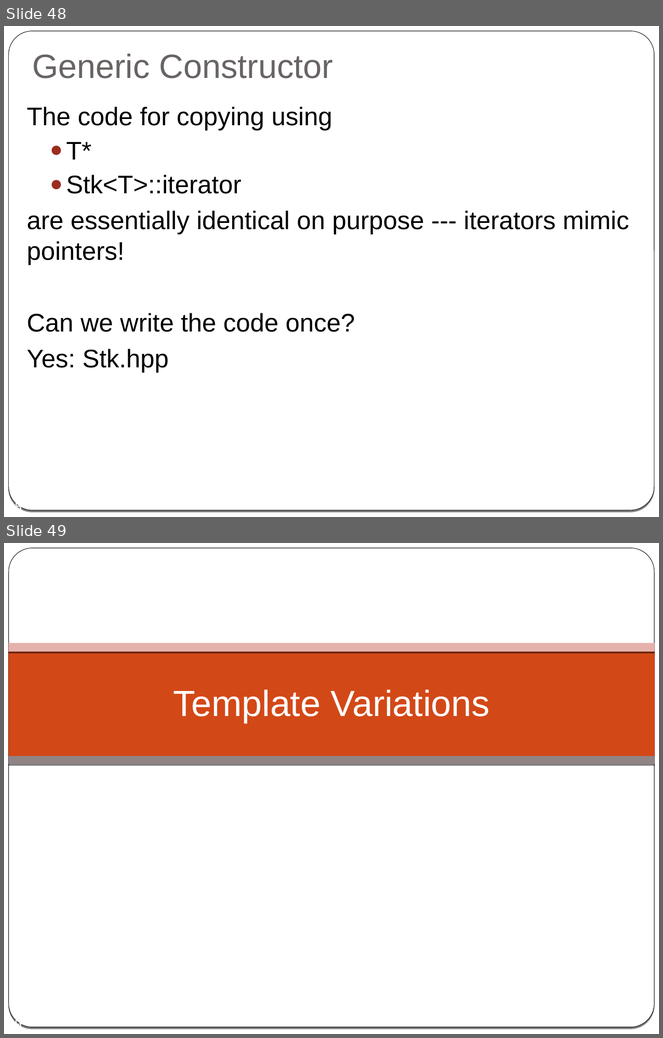
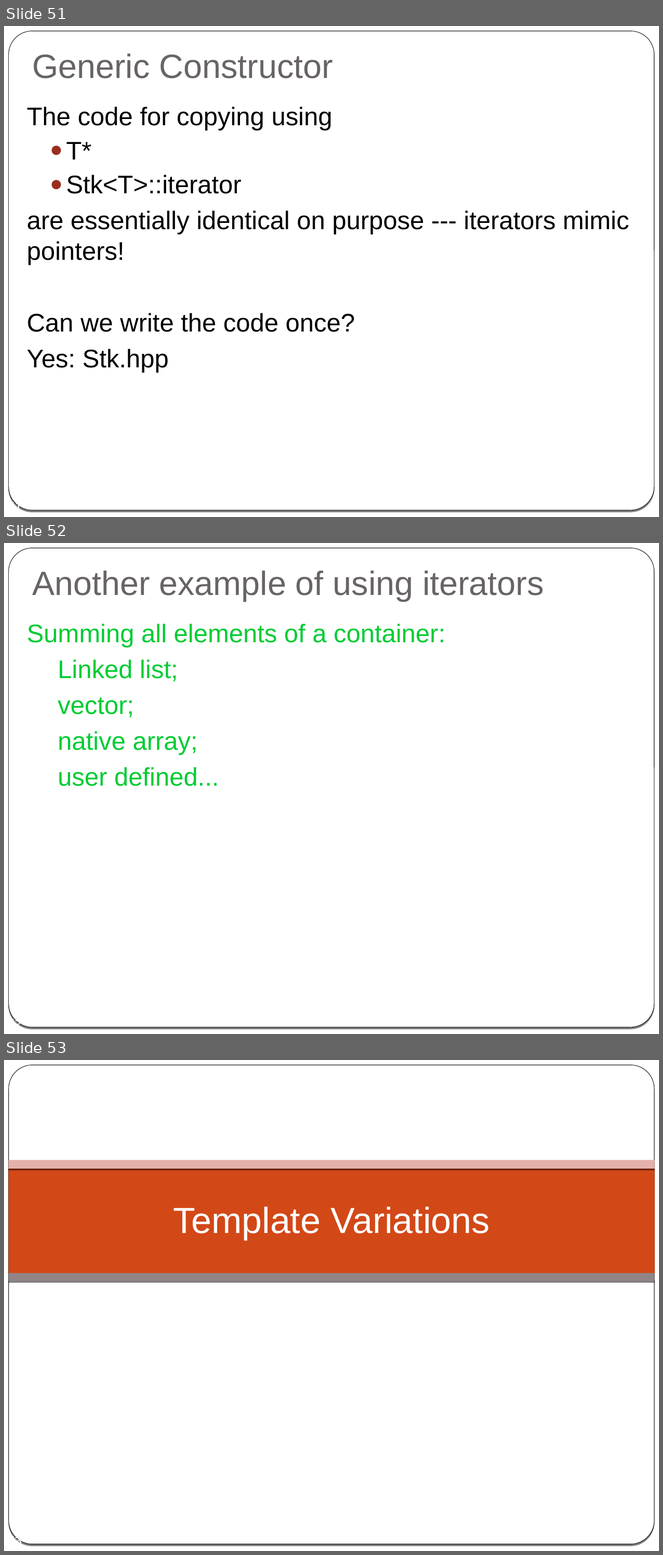
Before and after one commit to cpp-at-ariel/cpp-5778, a slide deck: week08-templates/slides.odp. Shown one above the other, each under a label of ours: slides 48 and 49 before the commit, slides 51, 52 and 53 after it. The pictures are 663x1038 and 663x1555 pixels, drawn with LibreOffice and Linux fonts; fonts in the diff are those of the drawing. Boxes give left, top, right and bottom in pixels: in the first picture for what was removed or moved away, otherwise in the second. Text is boxed around its words. In the diff, an @@ line names an element or a change of style, - is before the commit and + after.

```diff
--- a/week08-templates/slides.odp
+++ b/week08-templates/slides.odp
@@ slide 52 added at [4, 543, 659, 1034], background gradient #000000 to #FFFFFF; not listed: 2 template elements that a slide beside it also shows @@
@@ title added at [32, 571, 544, 601], 37 pt, text #696464 @@
+Another example of using iterators
@@ text added at [27, 624, 445, 786], 28 pt, text #00CC33 @@
+Summing all elements of a container:
+● Linked list;
+● vector;
+● native array;
+● user defined...
@@ page number added at [8, 1018, 22, 1027], 14 pt, text #FFFFFF @@
+52
@@ what was slide 48 is now slide 51 @@
@@ page number at [8, 501, 22, 510]: text changed @@
-48
+51
@@ what was slide 49 is now slide 53 @@
@@ page number at [8, 1535, 22, 1544]: text changed @@
-49
+53
```
Also in this commit, not shown: 4 slides changed, 6 other slides added, 1 slide removed.
